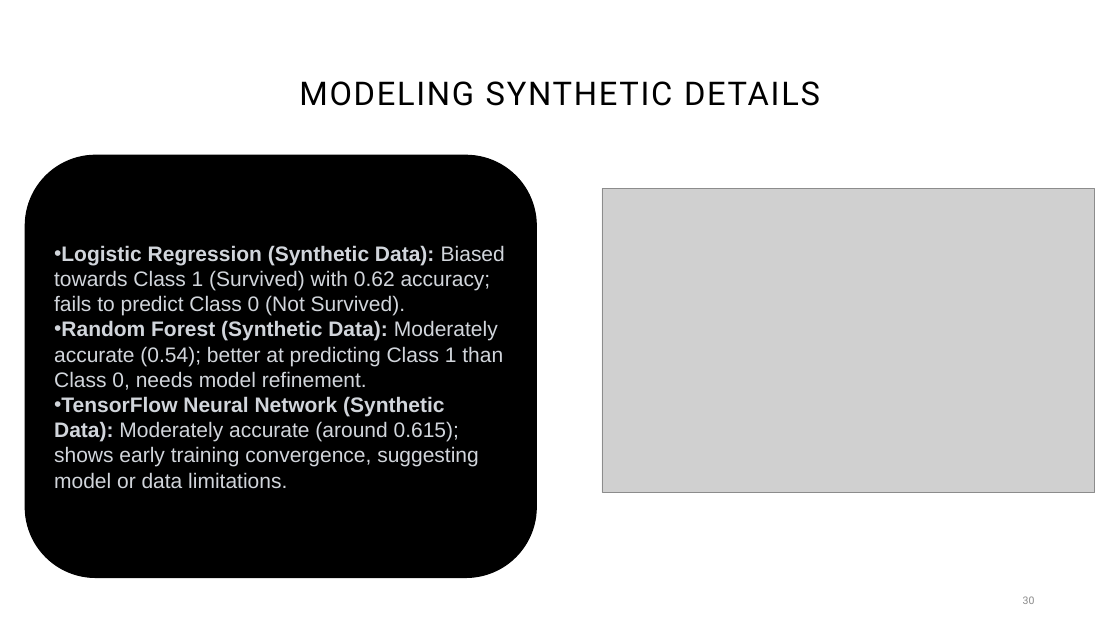
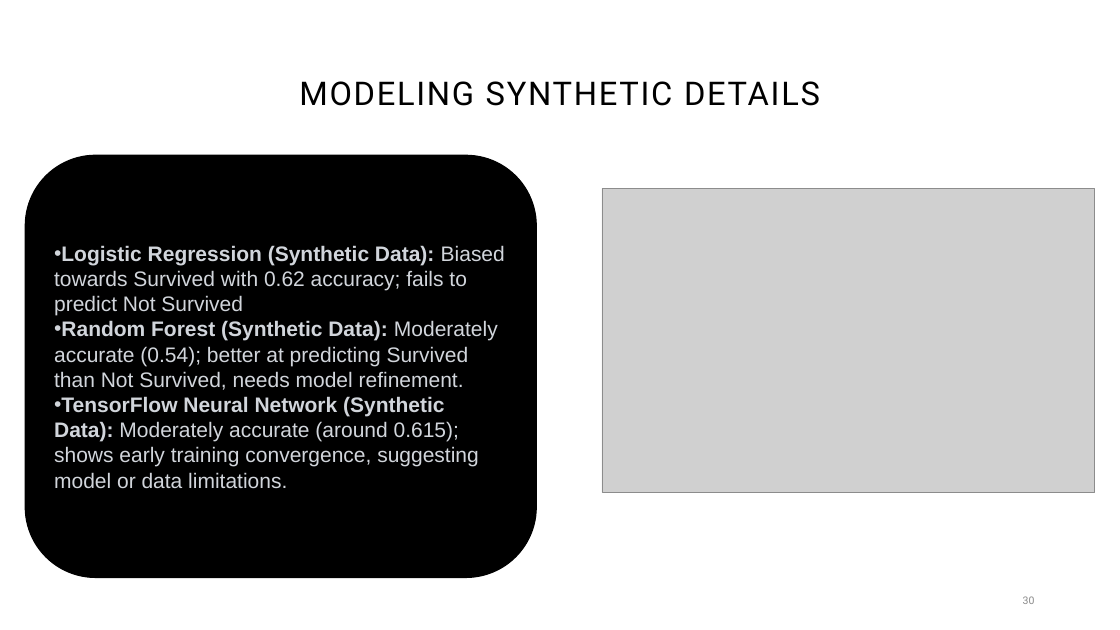
Before and after one commit to larsonsp/MonteCarlo_Titanic, a slide deck: slide 30 of Monte Carlo the Project That Sank.pptm. Drawn at 1120x630 pixels with LibreOffice and Linux fonts; fonts in the diff are those of the drawing; grey boxes stand for pictures. Boxes give left, top, right and bottom in pixels: in the first picture for what was removed or moved away, otherwise in the second. Text is boxed around its words. In the diff, an @@ line names an element or a change of style, - is before the commit and + after.

```diff
--- a/Monte Carlo the Project That Sank.pptm
+++ b/Monte Carlo the Project That Sank.pptm
@@ text in rounded rectangle at [54, 245, 505, 390]: text changed @@
-• Logistic Regression (Synthetic Data): Biased towards Class 1 (Survived) with 0.62 accuracy; fails to predict Class 0 (Not Survived).
-• Random Forest (Synthetic Data): Moderately accurate (0.54); better at predicting Class 1 than Class 0, needs model refinement.
+• Logistic Regression (Synthetic Data): Biased towards Survived with 0.62 accuracy; fails to predict Not Survived
+• Random Forest (Synthetic Data): Moderately accurate (0.54); better at predicting Survived than Not Survived, needs model refinement.
```
Also in this commit, not shown: 6 other slides changed.
